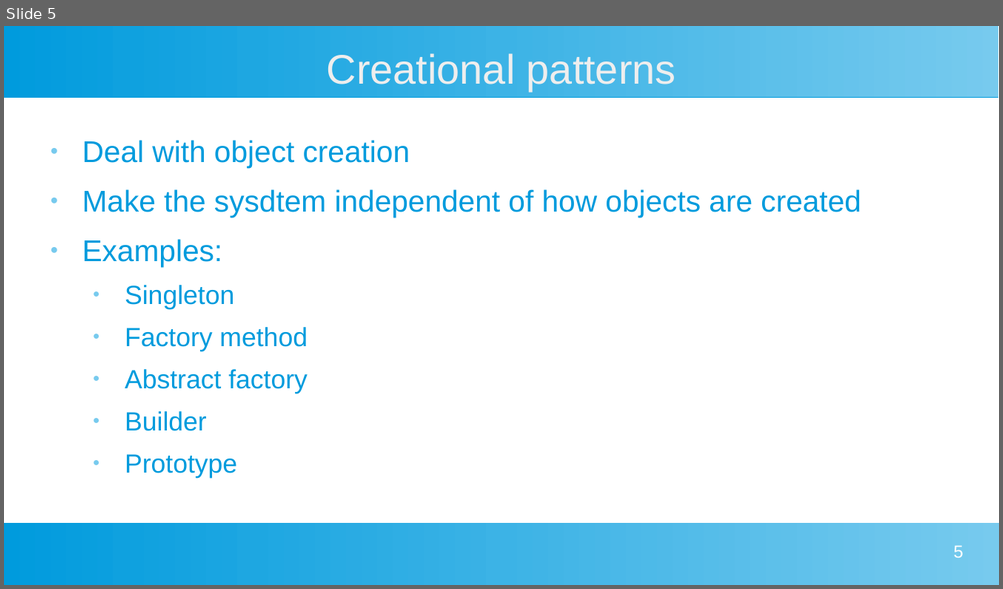
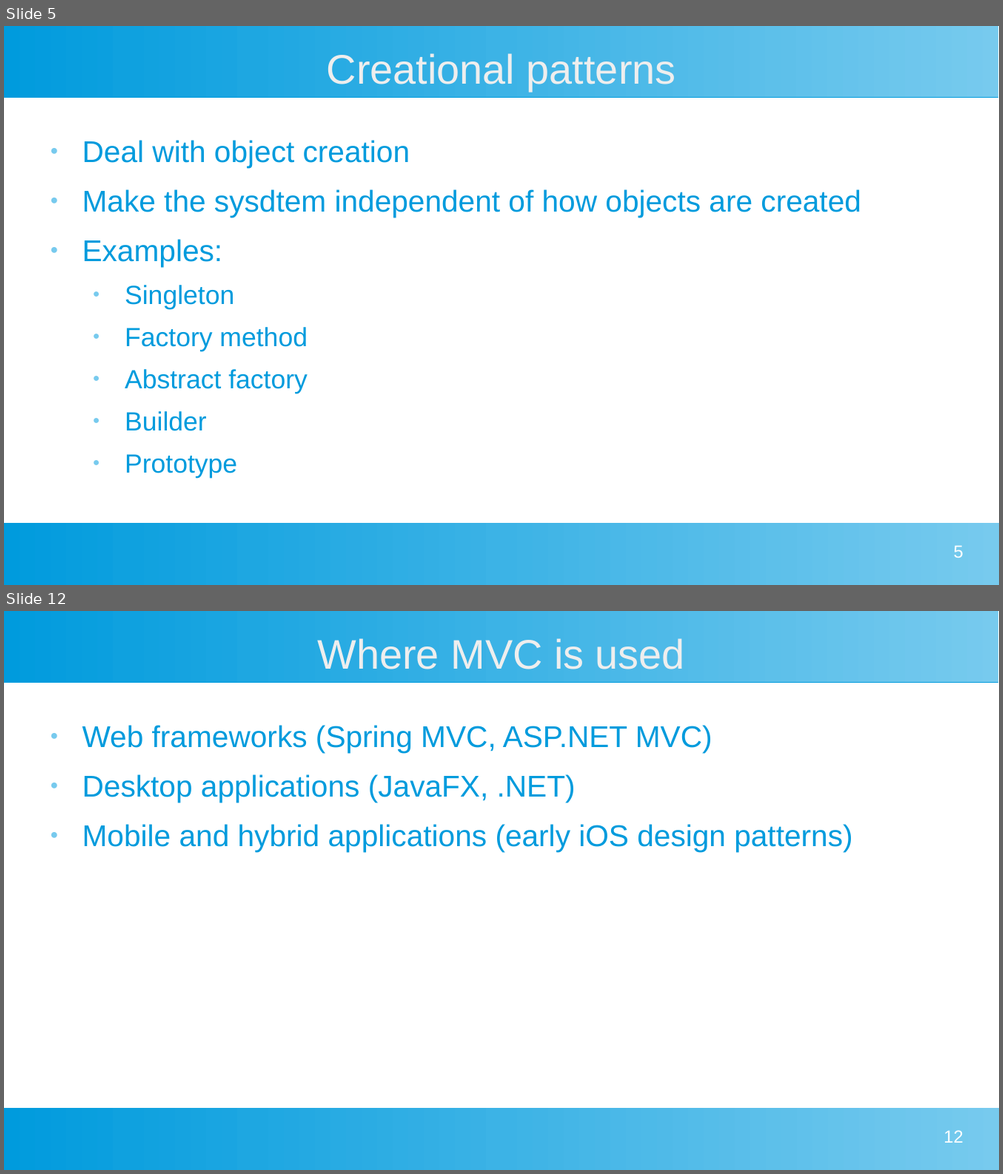
Before and after one commit to danihunn/Gomoku, a slide deck: DesignPatterns/DesignPatterns.pptx. Shown one above the other, each under a label of ours: slide 5 before the commit, slides 5 and 12 after it; the slides between them are not shown. The pictures are 1003x589 and 1003x1174 pixels, drawn with LibreOffice and Linux fonts; fonts in the diff are those of the drawing. Boxes give left, top, right and bottom in pixels: in the first picture for what was removed or moved away, otherwise in the second. Text is boxed around its words. In the diff, an @@ line names an element or a change of style, - is before the commit and + after.

```diff
--- a/DesignPatterns/DesignPatterns.pptx
+++ b/DesignPatterns/DesignPatterns.pptx
@@ slide 12 added at (4,611,999,1170), background #FFFFFF; not listed: 2 template elements that a slide beside it also shows @@
@@ title added at (318,638,685,669), 33 pt, text #EEEEEE @@
+Where MVC is used
@@ text added at (82,725,852,851), 24 pt, text #009BDD @@
+● Web frameworks (Spring MVC, ASP.NET MVC)
+● Desktop applications (JavaFX, .NET)
+● Mobile and hybrid applications (early iOS design patterns)
@@ page number added at (943,1130,962,1143), 14 pt, text #FFFFFF @@
+12
```
Also in this commit, not shown: 6 other slides added.
